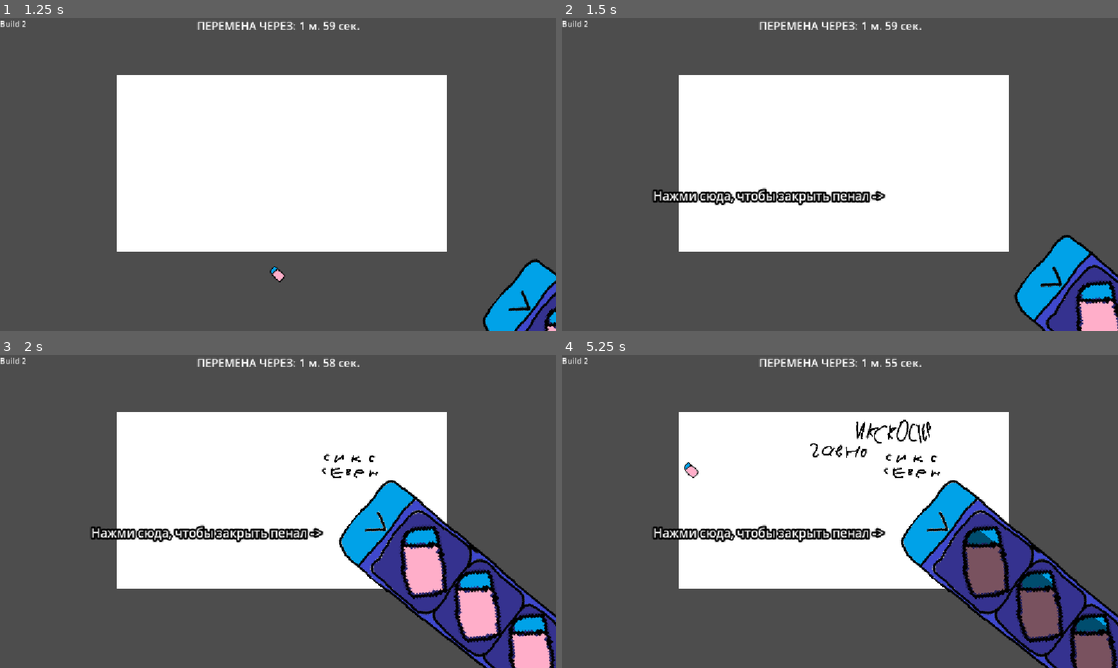
Above: before the commit, frames 1-4 (two rows, left to right).
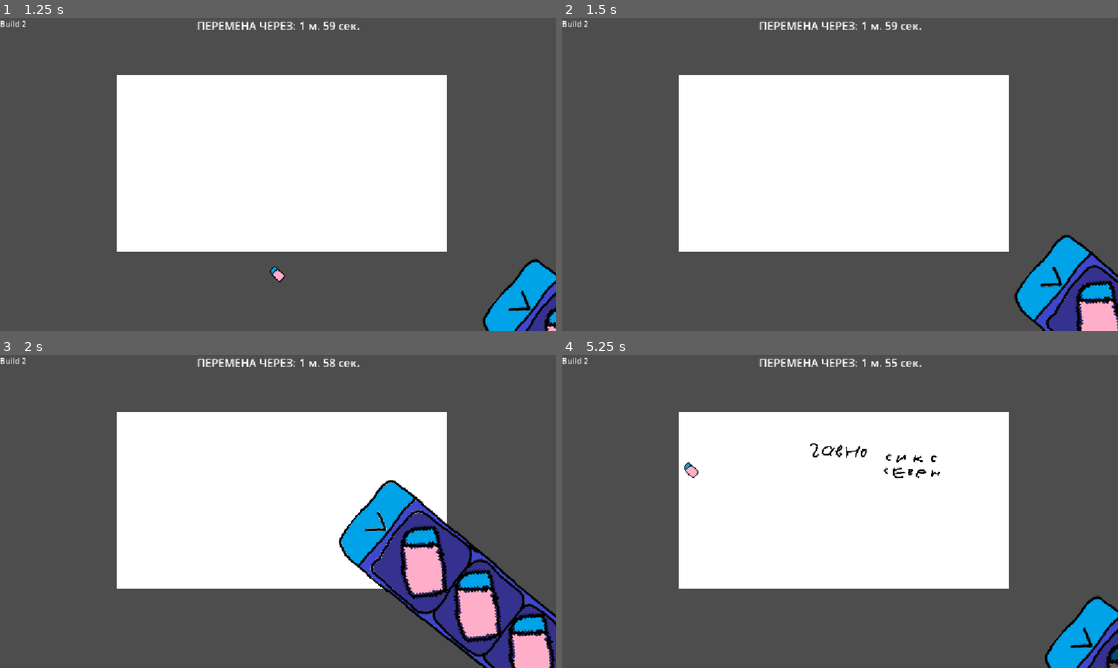
Above: after the commit, the same moments.

Repository: AmongRyzh/maxter-s-jam-2026
Game: Godot game, scene res://gameplay.tscn
Same seed, same stepped clock (60 frames per second), same inputs: the game is played once before the commit and once after it. The engine's default icon, where the game draws it, is replaced by a stand-in: a white triangle on a blue panel in a dark square.
Inputs (mouse positions are in pixels of both pictures, inside the frame that each line leads up to):
- Up to frame 1 (1.25 s): click "Начать" at 0.5 s
- Up to frame 2 (1.5 s): move the mouse to (1079, 299) at 1.27 s; click (1079, 299) at 1.42 s
- Up to frame 3 (2 s): no input
- Up to frame 4 (5.25 s): move the mouse to (984, 564) at 2.02 s; click (984, 564) at 2.17 s; move the mouse to (1040, 605) at 2.77 s; click (1040, 605) at 2.92 s; move the mouse to (1095, 649) at 3.52 s; click (1095, 649) at 3.67 s; tap Enter at 4.25 s; move the mouse to (1006, 558) at 4.27 s; click (1006, 558) at 4.42 s; tap Space at 5 s; move the mouse to (673, 464) at 5.02 s; click (673, 464) at 5.17 s

Frame 1 is identical in both runs. In frame 2, 1.4% of the frame differs, in the area x 16-59%, y 54-60%; in frame 3, 1.6%; in frame 4, 13%, in the area x 16-100%, y 20-100%.

Commit message:
пенал автоматически закрывается при выборе ластика

Diff:
--- a/gameplay.tscn
+++ b/gameplay.tscn
@@ -118,7 +118,7 @@
 autostart = true
 
 [node name="BadTextSpawnTimer" type="Timer" parent="Timers" unique_id=1770689058]
-wait_time = 1.5999999999999999
+wait_time = 1.6999999999999997
 script = ExtResource("8_0m7cd")
 random_range = 0.2
 pick_random_wait_time_again_on_restart = true
--- a/pencil_case/pencil_case.gd
+++ b/pencil_case/pencil_case.gd
@@ -17,11 +17,11 @@
 		if opened:
 			if $"../CanvasLayer/PencilCaseTutorial1".visible:
 				$"../CanvasLayer/PencilCaseTutorial1".hide()
-				$"../CanvasLayer/PencilCaseTutorial2".show()
+				#$"../CanvasLayer/PencilCaseTutorial2".show()
 			tween.tween_property(self, "global_position", opened_position, open_time).set_trans(transition_type).set_ease(ease_type)
 		else:
-			if $"../CanvasLayer/PencilCaseTutorial2".visible:
-				$"../CanvasLayer/PencilCaseTutorial2".hide()
+			#if $"../CanvasLayer/PencilCaseTutorial2".visible:
+				#$"../CanvasLayer/PencilCaseTutorial2".hide()
 			tween.tween_property(self, "global_position", closed_position, open_time).set_trans(transition_type).set_ease(ease_type)
 
 var tween : Tween
@@ -36,7 +36,11 @@
 	global_position = closed_position
 
 	for slot in eraser_slots:
-		slot.slot_selected.connect($"..".on_pencil_case_eraser_slot_selected)
+		slot.slot_selected.connect(func():
+			if opened:
+				opened = false
+			$"..".on_pencil_case_eraser_slot_selected
+			)
 
 func _input(event):
 	if event is InputEventMouseButton:
